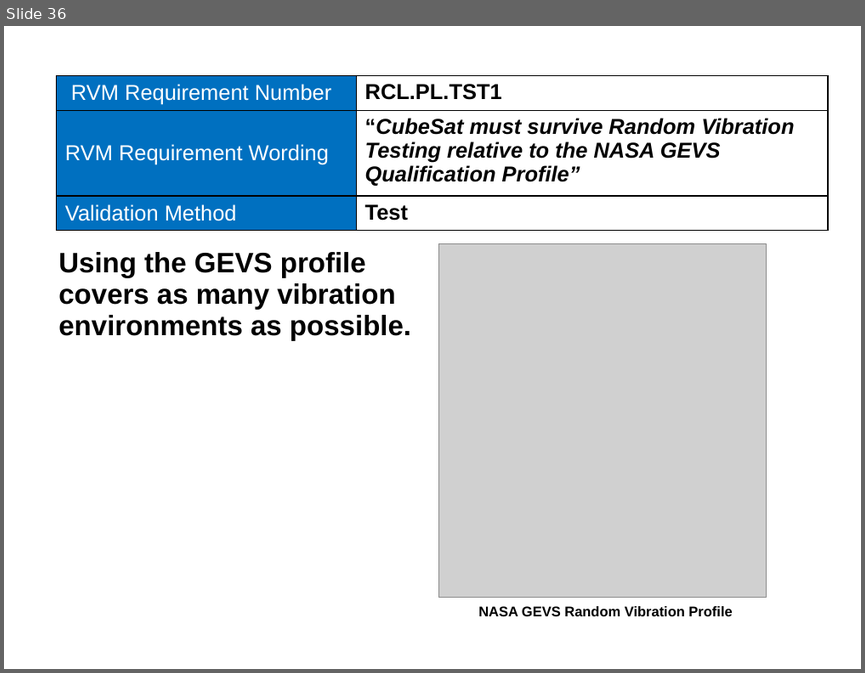
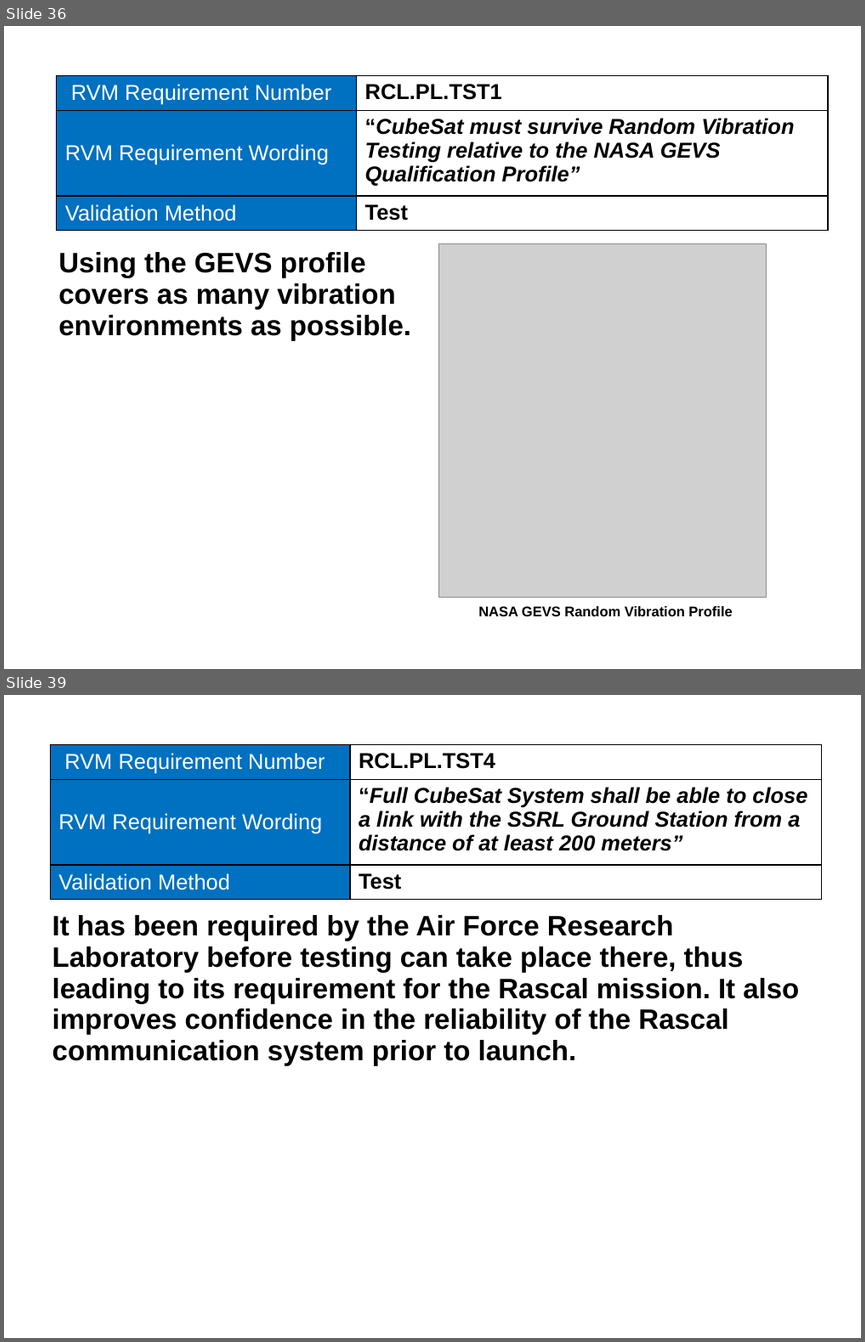
Before and after one commit to RascalSeniorDesign/Preliminary-Design, a slide deck: CMQA/Presentations/SRR Presentation.pptx. Shown one above the other, each under a label of ours: slide 36 before the commit, slides 36 and 39 after it; the slides between them are not shown. The pictures are 865x673 and 865x1342 pixels, drawn with LibreOffice and Linux fonts; fonts in the diff are those of the drawing; grey boxes stand for pictures; background and template pictures are left out. Boxes give left, top, right and bottom in pixels: in the first picture for what was removed or moved away, otherwise in the second. Text is boxed around its words. In the diff, an @@ line names an element or a change of style, - is before the commit and + after.

```diff
--- a/CMQA/Presentations/SRR Presentation.pptx
+++ b/CMQA/Presentations/SRR Presentation.pptx
@@ slide 39 added at [4,695,861,1338], background picture (left out) @@
@@ table added at [50,745,821,900], 3 rows, 2 columns @@
+RVM Requirement Number | RCL.PL.TST4
+RVM Requirement Wording | “Full CubeSat System shall be able to close a link with the SSRL Ground Station from a distance of at least 200 meters”
+Validation Method | Test
@@ title added at [358,753,495,769], 32 pt, text #FFFFFF, italic @@
+RCL.PL.TST4
@@ text added at [52,915,799,1066], 26 pt, text #000000, bold @@
+It has been required by the Air Force Research Laboratory before testing can take place there, thus leading to its requirement for the Rascal mission. It also improves confidence in the reliability of the Rascal communication system prior to launch.
```
Also in this commit, not shown: 3 other slides added, 3 slides removed.
